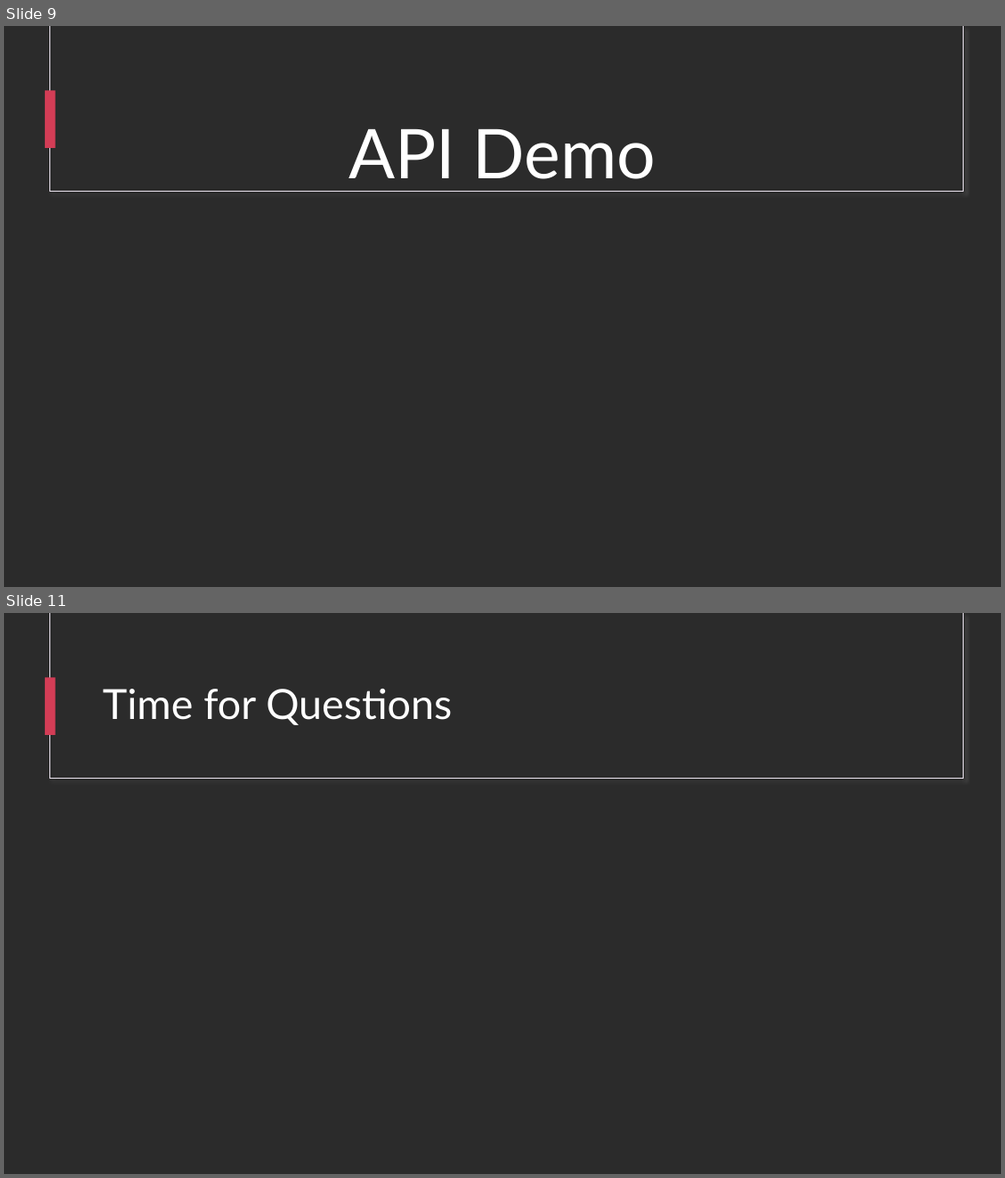
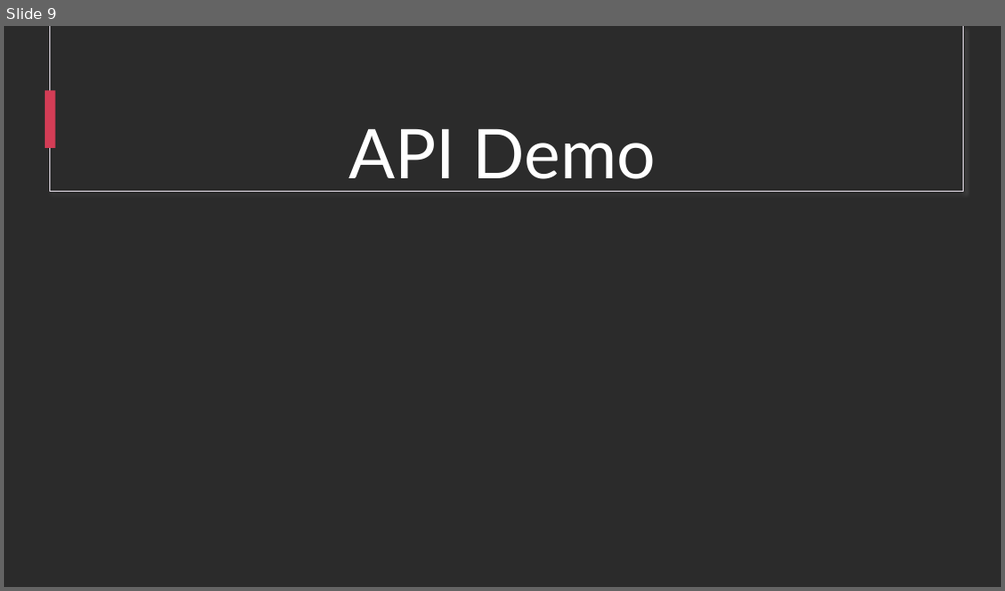
Before and after one commit to oamer6/Group-9-COP4331, a slide deck: Group_Nine_Slides_v2.pptx. Shown one above the other, each under a label of ours: slides 9 and 11 before the commit, slide 9 after it; the slides between them are not shown. The pictures are 1005x1178 and 1005x591 pixels, drawn with LibreOffice and Linux fonts; fonts in the diff are those of the drawing; background and template pictures are left out; a plain dark background stands for a picture behind light text. Boxes give left, top, right and bottom in pixels: in the first picture for what was removed or moved away, otherwise in the second. Text is boxed around its words. In the diff, an @@ line names an element or a change of style, - is before the commit and + after.

```diff
--- a/Group_Nine_Slides_v2.pptx
+++ b/Group_Nine_Slides_v2.pptx
@@ slide 11 removed at bbox=[4, 613, 1001, 1174], background picture (left out); not listed: 3 template elements that a slide beside it also shows @@
@@ title removed at bbox=[103, 689, 452, 725] @@
-Time for Questions
```
Also in this commit, not shown: 1 slide changed, 1 slide added.
